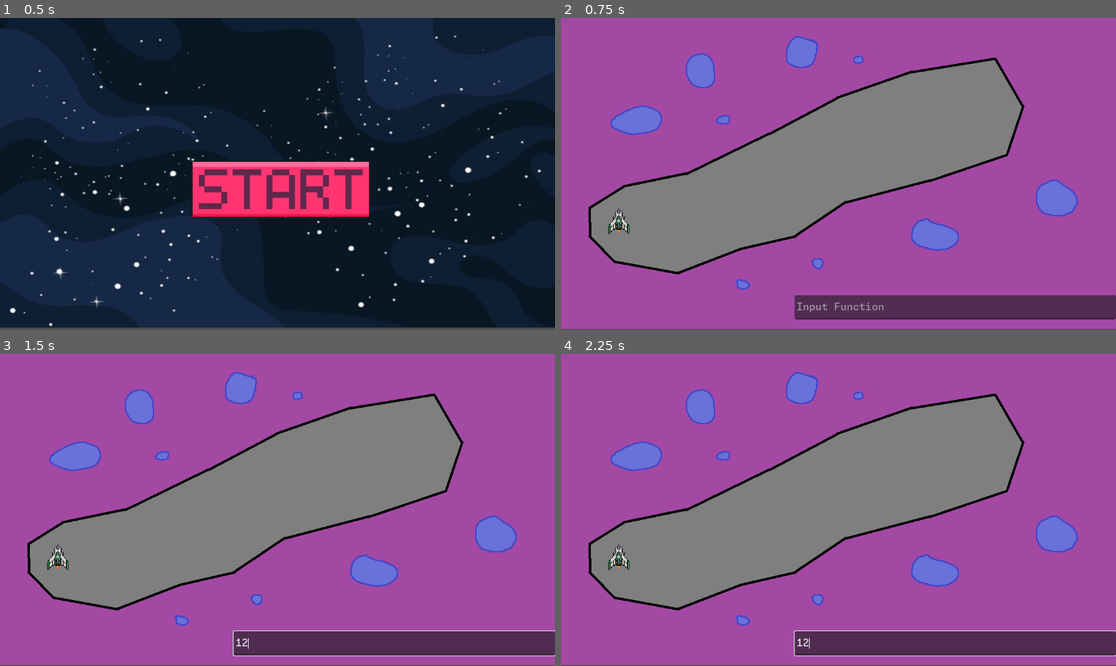
Above: before the commit, frames 1-4 (two rows, left to right).
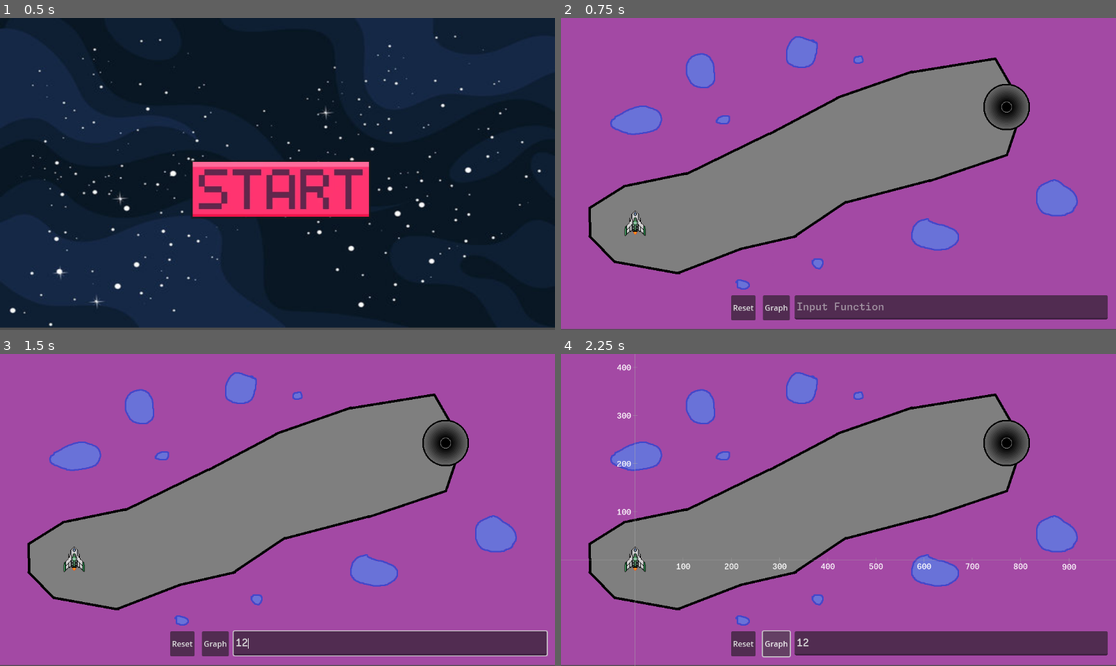
Above: after the commit, the same moments.

Repository: Rescyy/Space-Plot-Explorer
Game: Godot game, scene res://MainMenu/menu.tscn
The game is run twice, just before and just after one commit, with the same random seed, the same clock (stepped at 60 frames per second) and the same inputs.
Inputs (mouse positions are in pixels of both pictures, inside the frame that each line leads up to):
- Up to frame 1 (0.5 s): no input
- Up to frame 2 (0.75 s): click (844, 189) at 0.5 s
- Up to frame 3 (1.5 s): click (394, 644) at 1.27 s; type "12" at 1.35 s
- Up to frame 4 (2.25 s): click (777, 644) at 2 s, where only the run after the commit has a clickable "Graph"

Frame 1 is identical in both runs. In frame 2, 2.1% of the frame differs, in the area x 8-100%, y 21-97%; in frame 3, 2.1%; in frame 4, 3.1%, in the area x 0-100%, y 0-100%.

Commit message:
Add QoL Features

Diff:
--- /dev/null
+++ b/Buttons/graphButton.gd
@@ -0,0 +1,16 @@
+extends Button
+
+@onready var graph: Node2D = $"../StartPoint/Graph"
+
+
+
+# Called when the node enters the scene tree for the first time.
+func _ready() -> void:
+	pressed.connect(self._on_pressed)
+
+func _on_pressed() -> void:
+	graph.visible = !graph.visible
+
+# Called every frame. 'delta' is the elapsed time since the previous frame.
+func _process(delta: float) -> void:
+	pass
--- /dev/null
+++ b/Buttons/resetButton.gd
@@ -0,0 +1,15 @@
+extends Button
+
+@onready var spaceship: CharacterBody2D = $"../StartPoint/Spaceship"
+
+# Called when the node enters the scene tree for the first time.
+func _ready() -> void:
+	print(spaceship)
+	pressed.connect(self._on_pressed)
+
+func _on_pressed():
+	spaceship.reset()
+
+# Called every frame. 'delta' is the elapsed time since the previous frame.
+func _process(delta: float) -> void:
+	pass
--- a/Levels/Level1/level.gd
+++ b/Levels/Level1/level.gd
@@ -2,7 +2,7 @@
 
 @onready var levelBounds: StaticBody2D = $"."
 @onready var spaceship: CharacterBody2D = $"StartPoint/Spaceship"
-@onready var winArea: StaticBody2D = $"WinArea";
+@onready var winArea: StaticBody2D = $"WinArea"
 
 func _ready():
 	pass
@@ -11,9 +11,9 @@
 	var collision_body: KinematicCollision2D = spaceship.move_and_collide(Vector2.ZERO, true)
 	if collision_body != null:
 		var collider = collision_body.get_collider()
-		if not State.is_lost() and collider == levelBounds:
+		if not State.is_won() and not State.is_lost() and collider == levelBounds:
 			print("Game lost")
 			State.set_lost()
-		elif not State.is_won() and collider == winArea:
+		elif not State.is_idle() and not State.is_won() and collider == winArea:
 			print("Game won")
 			State.set_won()
--- a/Levels/Level1/level.tscn
+++ b/Levels/Level1/level.tscn
@@ -1,10 +1,15 @@
-[gd_scene load_steps=6 format=3 uid="uid://bgec2lm84272j"]
+[gd_scene load_steps=9 format=3 uid="uid://bgec2lm84272j"]
 
 [ext_resource type="Script" path="res://Levels/Level1/level.gd" id="1_ewo28"]
 [ext_resource type="Texture2D" uid="uid://117c7bcmbr1v" path="res://Levels/Level1/level_test.png" id="2_td05l"]
-[ext_resource type="PackedScene" uid="uid://cj6diom0xf8ik" path="res://Spaceship/spaceship.tscn" id="3_6lrvs"]
-[ext_resource type="Script" path="res://Spaceship/spaceship.gd" id="4_lougl"]
+[ext_resource type="PackedScene" uid="uid://c1kjikt63pkos" path="res://StartPoint/start_point.tscn" id="4_fqcf1"]
+[ext_resource type="Script" path="res://Levels/Level1/winAreaShape.gd" id="4_ukrxm"]
+[ext_resource type="Script" path="res://Buttons/graphButton.gd" id="5_pinqp"]
 [ext_resource type="PackedScene" uid="uid://b3tblhm2xwm5m" path="res://Input/input_container.tscn" id="5_tjhpd"]
+[ext_resource type="Script" path="res://Buttons/resetButton.gd" id="7_278nt"]
+
+[sub_resource type="CircleShape2D" id="CircleShape2D_r40sn"]
+radius = 38.0526
 
 [node name="Node2D" type="Node2D"]
 
@@ -12,7 +17,7 @@
 collision_mask = 0
 script = ExtResource("1_ewo28")
 
-[node name="TextureRect" type="TextureRect" parent="Level"]
+[node name="LevelTexture" type="TextureRect" parent="Level"]
 offset_right = 1154.0
 offset_bottom = 646.0
 texture = ExtResource("2_td05l")
@@ -25,19 +30,33 @@
 polygon = PackedVector2Array(131.684, 308.11, 344.307, 217.088, 519.628, 134.839, 707.382, 77.8127, 922.492, 48.203, 99 …(198 unchanged characters)…
 
 [node name="InputContainer" parent="Level" instance=ExtResource("5_tjhpd")]
-offset_right = 1152.0
+offset_right = 1135.0
 offset_bottom = 626.0
 scale = Vector2(1, 1)
 
 [node name="WinArea" type="StaticBody2D" parent="Level"]
 collision_mask = 0
 
-[node name="CollisionPolygon2D" type="CollisionPolygon2D" parent="Level/WinArea"]
-polygon = PackedVector2Array(901, 89, 955, 183, 923, 283)
+[node name="WinAreaShape" type="CollisionShape2D" parent="Level/WinArea"]
+position = Vector2(925, 185)
+shape = SubResource("CircleShape2D_r40sn")
+script = ExtResource("4_ukrxm")
 
-[node name="StartPoint" type="Node2D" parent="Level"]
+[node name="StartPoint" parent="Level" instance=ExtResource("4_fqcf1")]
+position = Vector2(154, 428)
 
-[node name="Spaceship" parent="Level/StartPoint" instance=ExtResource("3_6lrvs")]
-position = Vector2(120, 424)
-slide_on_ceiling = false
-script = ExtResource("4_lougl")
+[node name="GraphButton" type="Button" parent="Level"]
+offset_left = 419.0
+offset_top = 576.0
+offset_right = 475.0
+offset_bottom = 628.0
+text = "Graph"
+script = ExtResource("5_pinqp")
+
+[node name="ResetButton" type="Button" parent="Level"]
+offset_left = 353.0
+offset_top = 576.0
+offset_right = 404.0
+offset_bottom = 628.0
+text = "Reset"
+script = ExtResource("7_278nt")
--- /dev/null
+++ b/Levels/Level1/reset_button.gd
@@ -0,0 +1,11 @@
+extends Button
+
+
+# Called when the node enters the scene tree for the first time.
+func _ready() -> void:
+	pass # Replace with function body.
+
+
+# Called every frame. 'delta' is the elapsed time since the previous frame.
+func _process(delta: float) -> void:
+	pass
--- /dev/null
+++ b/Levels/Level1/winAreaShape.gd
@@ -0,0 +1,24 @@
+extends CollisionShape2D
+
+
+# Called when the node enters the scene tree for the first time.
+func _ready() -> void:
+	pass # Replace with function body.
+
+
+func _draw():
+	for i in range(0, 10):
+		var weight = i / 10.0
+		draw_circle(
+			Vector2.ZERO,
+			lerp(45, 10, weight),
+			Color.DIM_GRAY.lerp(Color.BLACK, weight),
+			false,
+			4.5
+		)
+	draw_circle(Vector2.ZERO, 47, Color.BLACK, false, 3)
+	draw_circle(Vector2.ZERO, 10, Color.BLACK)
+
+# Called every frame. 'delta' is the elapsed time since the previous frame.
+func _process(delta: float) -> void:
+	queue_redraw()
--- a/Spaceship/spaceship.gd
+++ b/Spaceship/spaceship.gd
@@ -1,13 +1,23 @@
 extends CharacterBody2D
 
-const SPEED = 200.0
+@onready var winAreaShape: CollisionShape2D = $"../../WinArea/WinAreaShape"
+@onready var startPoint: Node2D = $".."
+
+const SPEED = 300.0
 
 var init_pos: Vector2
 var end_x = 1000
-var func_trajectory: Array[Vector2]
-var trajectory_distances: Array[float]
+var path: Array[Vector2]
+var arc_length: Array[float]
 var distance: float = 0
 var trajectory_calculated = false
+var prev_velocity: Vector2 = Vector2.ZERO
+
+var win_vars = false
+var win_position = null
+var win_time = null
+var win_rotation = null
+
 
 var callable_dict = {
 	State.GameState.FLYING: Callable(self, "start")
@@ -17,14 +27,34 @@
 	self.init_pos = position
 
 func compute_trajectory():
-	func_trajectory = [Vector2.ZERO]
-	trajectory_distances = [0]
+	path = [Vector2.ZERO]
+	arc_length = [0]
+	self.prev_velocity = Vector2.ZERO
 	var x: int = 0
 	while x < end_x:
 		x += 1
-		func_trajectory.append(Vector2(x, State.user_func.call(x)))
-		trajectory_distances.append(func_trajectory[x - 1].distance_to(func_trajectory[x - 2]) + trajectory_distances.back())
+		path.append(Vector2(x, State.user_func(x)))
+	for i in range(1, len(path)):
+		arc_length.append(path[i].distance_to(path[i - 1]) + arc_length.back())
+
 	trajectory_calculated = true
+
+func rotation_from_vec(vec: Vector2) -> float:
+	return -Vector2(-vec.y, -vec.x).angle()
+
+func calculate_rotation_from_vec(next_position: Vector2, delta: float) -> float:
+	var _velocity = next_position - position
+	_velocity = _velocity.normalized() * delta
+	var delta_velocity = 1.1 * _velocity - prev_velocity
+	prev_velocity = _velocity
+	return rotation_from_vec(delta_velocity)
+
+func calculate_rotation_from_pos(next_position: Vector2, delta: float) -> float:
+	prev_velocity = next_position - position
+	return rotation_from_vec(prev_velocity)
+
+func ease_out(x: float) -> float:
+	return - (x-1)*(x-1) + 1
 
 func _physics_process(delta: float) -> void:
 	if State.is_flying():
@@ -32,20 +62,42 @@
 			compute_trajectory()
 		var ds = delta * SPEED
 		distance += ds
-		var i = trajectory_distances.bsearch(distance)
-		var d1 = trajectory_distances[i-1]
-		var d2 = trajectory_distances[i]
+		var i = arc_length.bsearch(distance)
+		var d1 = arc_length[i-1]
+		var d2 = arc_length[i]
 		var t = (distance - d1) / (d2 - d1)
 		var x = i + t - 1
-		var y = State.user_func.call(x)
+		var y = State.user_func(x)
 		var new_position = self.init_pos + Vector2(x, -y)
-		var delta_position = new_position - position
-		rotation = -Vector2(-delta_position.y, -delta_position.x).angle()
+		rotation = calculate_rotation_from_vec(new_position, delta)
 		position = new_position
 	if State.is_lost():
-		distance = 0
-		trajectory_calculated = false
-		position = self.init_pos
-		State.set_idle()
+		reset()
 	if State.is_won():
-		pass
+		if not win_vars:
+			win_vars = true
+			win_position = position
+			win_time = delta
+			win_rotation = rotation
+			print(rotation)
+		if win_time >= 1.0:
+			State.set_idle()
+		var scale_factor = 1.0 - win_time
+		scale = Vector2(scale_factor, scale_factor*scale_factor)
+		var new_position = win_position.lerp(
+			winAreaShape.position - startPoint.position,
+			ease_out(win_time)
+		)
+		rotation = lerp(win_rotation, 0.0, win_time)
+		position = new_position
+		win_time += delta
+
+func reset():
+	State.set_idle()
+	distance = 0
+	trajectory_calculated = false
+	position = self.init_pos
+	rotation = 0
+	scale = Vector2.ONE
+	prev_velocity = Vector2.ZERO
+	win_vars = false
--- /dev/null
+++ b/StartPoint/Graph/graph.tscn
@@ -0,0 +1,319 @@
+[gd_scene load_steps=2 format=3 uid="uid://3fy57snabxs8"]
+
+[ext_resource type="FontVariation" uid="uid://bi8al1j70ixq1" path="res://monaspace.tres" id="1_3pl7t"]
+
+[node name="Graph" type="Node2D"]
+
+[node name="oy" type="Line2D" parent="."]
+position = Vector2(-148, -431)
+points = PackedVector2Array(148, -38, 148, 835)
+closed = true
+width = 1.0
+default_color = Color(0.666667, 0.666667, 0.666667, 0.501961)
+
+[node name="100" type="Node2D" parent="oy"]
+position = Vector2(148, 331)
+
+[node name="Line2D" type="Line2D" parent="oy/100"]
+points = PackedVector2Array(-5, 0, 5, 0)
+width = 1.0
+default_color = Color(0.666667, 0.666667, 0.666667, 0.501961)
+
+[node name="RichTextLabel" type="RichTextLabel" parent="oy/100"]
+anchors_preset = 8
+anchor_left = 0.5
+anchor_top = 0.5
+anchor_right = 0.5
+anchor_bottom = 0.5
+offset_left = -38.0
+offset_top = -7.0
+offset_right = -8.0
+offset_bottom = 10.0
+grow_horizontal = 2
+grow_vertical = 2
+theme_override_fonts/normal_font = ExtResource("1_3pl7t")
+text = "100"
+
+[node name="200" type="Node2D" parent="oy"]
+position = Vector2(148, 231)
+
+[node name="Line2D" type="Line2D" parent="oy/200"]
+points = PackedVector2Array(-5, 0, 5, 0)
+width = 1.0
+default_color = Color(0.666667, 0.666667, 0.666667, 0.501961)
+
+[node name="RichTextLabel" type="RichTextLabel" parent="oy/200"]
+anchors_preset = 8
+anchor_left = 0.5
+anchor_top = 0.5
+anchor_right = 0.5
+anchor_bottom = 0.5
+offset_left = -38.0
+offset_top = -7.0
+offset_right = -8.0
+offset_bottom = 10.0
+grow_horizontal = 2
+grow_vertical = 2
+theme_override_fonts/normal_font = ExtResource("1_3pl7t")
+text = "200"
+
+[node name="300" type="Node2D" parent="oy"]
+position = Vector2(148, 131)
+
+[node name="Line2D" type="Line2D" parent="oy/300"]
+points = PackedVector2Array(-5, 0, 5, 0)
+width = 1.0
+default_color = Color(0.666667, 0.666667, 0.666667, 0.501961)
+
+[node name="RichTextLabel" type="RichTextLabel" parent="oy/300"]
+anchors_preset = 8
+anchor_left = 0.5
+anchor_top = 0.5
+anchor_right = 0.5
+anchor_bottom = 0.5
+offset_left = -38.0
+offset_top = -7.0
+offset_right = -8.0
+offset_bottom = 10.0
+grow_horizontal = 2
+grow_vertical = 2
+theme_override_fonts/normal_font = ExtResource("1_3pl7t")
+text = "300"
+
+[node name="400" type="Node2D" parent="oy"]
+position = Vector2(148, 31)
+
+[node name="Line2D" type="Line2D" parent="oy/400"]
+points = PackedVector2Array(-5, 0, 5, 0)
+width = 1.0
+default_color = Color(0.666667, 0.666667, 0.666667, 0.501961)
+
+[node name="RichTextLabel" type="RichTextLabel" parent="oy/400"]
+anchors_preset = 8
+anchor_left = 0.5
+anchor_top = 0.5
+anchor_right = 0.5
+anchor_bottom = 0.5
+offset_left = -38.0
+offset_top = -7.0
+offset_right = -8.0
+offset_bottom = 10.0
+grow_horizontal = 2
+grow_vertical = 2
+theme_override_fonts/normal_font = ExtResource("1_3pl7t")
+text = "400"
+
+[node name="ox" type="Line2D" parent="."]
+position = Vector2(-111, -427)
+points = PackedVector2Array(-219, 427, 1181, 427)
+closed = true
+width = 1.0
+default_color = Color(0.666667, 0.666667, 0.666667, 0.501961)
+
+[node name="100" type="Node2D" parent="ox"]
+position = Vector2(211, 427)
+
+[node name="RichTextLabel" type="RichTextLabel" parent="ox/100"]
+anchors_preset = 8
+anchor_left = 0.5
+anchor_top = 0.5
+anchor_right = 0.5
+anchor_bottom = 0.5
+offset_left = -15.0
+offset_top = 6.0
+offset_right = 15.0
+offset_bottom = 23.0
+grow_horizontal = 2
+grow_vertical = 2
+theme_override_fonts/normal_font = ExtResource("1_3pl7t")
+text = "100"
+
+[node name="Line2D" type="Line2D" parent="ox/100"]
+points = PackedVector2Array(0, -5, 0, 5)
+width = 1.0
+default_color = Color(0.666667, 0.666667, 0.666667, 0.501961)
+
+[node name="200" type="Node2D" parent="ox"]
+position = Vector2(311, 427)
+
+[node name="RichTextLabel" type="RichTextLabel" parent="ox/200"]
+anchors_preset = 8
+anchor_left = 0.5
+anchor_top = 0.5
+anchor_right = 0.5
+anchor_bottom = 0.5
+offset_left = -15.0
+offset_top = 6.0
+offset_right = 15.0
+offset_bottom = 23.0
+grow_horizontal = 2
+grow_vertical = 2
+theme_override_fonts/normal_font = ExtResource("1_3pl7t")
+text = "200"
+
+[node name="Line2D" type="Line2D" parent="ox/200"]
+points = PackedVector2Array(0, -5, 0, 5)
+width = 1.0
+default_color = Color(0.666667, 0.666667, 0.666667, 0.501961)
+
+[node name="300" type="Node2D" parent="ox"]
+position = Vector2(411, 427)
+
+[node name="RichTextLabel" type="RichTextLabel" parent="ox/300"]
+anchors_preset = 8
+anchor_left = 0.5
+anchor_top = 0.5
+anchor_right = 0.5
+anchor_bottom = 0.5
+offset_left = -15.0
+offset_top = 6.0
+offset_right = 15.0
+offset_bottom = 23.0
+grow_horizontal = 2
+grow_vertical = 2
+theme_override_fonts/normal_font = ExtResource("1_3pl7t")
+text = "300"
+
+[node name="Line2D" type="Line2D" parent="ox/300"]
+points = PackedVector2Array(0, -5, 0, 5)
+width = 1.0
+default_color = Color(0.666667, 0.666667, 0.666667, 0.501961)
+
+[node name="400" type="Node2D" parent="ox"]
+position = Vector2(511, 427)
+
+[node name="RichTextLabel" type="RichTextLabel" parent="ox/400"]
+anchors_preset = 8
+anchor_left = 0.5
+anchor_top = 0.5
+anchor_right = 0.5
+anchor_bottom = 0.5
+offset_left = -15.0
+offset_top = 6.0
+offset_right = 15.0
+offset_bottom = 23.0
+grow_horizontal = 2
+grow_vertical = 2
+theme_override_fonts/normal_font = ExtResource("1_3pl7t")
+text = "400"
+
+[node name="Line2D" type="Line2D" parent="ox/400"]
+points = PackedVector2Array(0, -5, 0, 5)
+width = 1.0
+default_color = Color(0.666667, 0.666667, 0.666667, 0.501961)
+
+[node name="500" type="Node2D" parent="ox"]
+position = Vector2(611, 427)
+
+[node name="RichTextLabel" type="RichTextLabel" parent="ox/500"]
+anchors_preset = 8
+anchor_left = 0.5
+anchor_top = 0.5
+anchor_right = 0.5
+anchor_bottom = 0.5
+offset_left = -15.0
+offset_top = 6.0
+offset_right = 15.0
+offset_bottom = 23.0
+grow_horizontal = 2
+grow_vertical = 2
+theme_override_fonts/normal_font = ExtResource("1_3pl7t")
+text = "500"
+
+[node name="Line2D" type="Line2D" parent="ox/500"]
+points = PackedVector2Array(0, -5, 0, 5)
+width = 1.0
+default_color = Color(0.666667, 0.666667, 0.666667, 0.501961)
+
+[node name="600" type="Node2D" parent="ox"]
+position = Vector2(711, 427)
+
+[node name="RichTextLabel" type="RichTextLabel" parent="ox/600"]
+anchors_preset = 8
+anchor_left = 0.5
+anchor_top = 0.5
+anchor_right = 0.5
+anchor_bottom = 0.5
+offset_left = -15.0
+offset_top = 6.0
+offset_right = 15.0
+offset_bottom = 23.0
+grow_horizontal = 2
+grow_vertical = 2
+theme_override_fonts/normal_font = ExtResource("1_3pl7t")
+theme_override_font_sizes/normal_font_size = 0
+text = "600"
+
+[node name="Line2D" type="Line2D" parent="ox/600"]
+points = PackedVector2Array(0, -5, 0, 5)
+width = 1.0
+default_color = Color(0.666667, 0.666667, 0.666667, 0.501961)
+
+[node name="700" type="Node2D" parent="ox"]
+position = Vector2(811, 427)
+
+[node name="RichTextLabel" type="RichTextLabel" parent="ox/700"]
+anchors_preset = 8
+anchor_left = 0.5
+anchor_top = 0.5
+anchor_right = 0.5
+anchor_bottom = 0.5
+offset_left = -15.0
+offset_top = 6.0
+offset_right = 15.0
+offset_bottom = 23.0
+grow_horizontal = 2
+grow_vertical = 2
+theme_override_fonts/normal_font = ExtResource("1_3pl7t")
+text = "700"
+
+[node name="Line2D" type="Line2D" parent="ox/700"]
+points = PackedVector2Array(0, -5, 0, 5)
+width = 1.0
+default_color = Color(0.666667, 0.666667, 0.666667, 0.501961)
+
+[node name="800" type="Node2D" parent="ox"]
+position = Vector2(911, 427)
+
+[node name="RichTextLabel" type="RichTextLabel" parent="ox/800"]
+anchors_preset = 8
+anchor_left = 0.5
+anchor_top = 0.5
+anchor_right = 0.5
+anchor_bottom = 0.5
+offset_left = -15.0
+offset_top = 6.0
+offset_right = 15.0
+offset_bottom = 23.0
+grow_horizontal = 2
+grow_vertical = 2
+theme_override_fonts/normal_font = ExtResource("1_3pl7t")
+text = "800"
+
+[node name="Line2D" type="Line2D" parent="ox/800"]
+points = PackedVector2Array(0, -5, 0, 5)
+width = 1.0
+default_color = Color(0.666667, 0.666667, 0.666667, 0.501961)
+
+[node name="900" type="Node2D" parent="ox"]
+position = Vector2(1012, 428)
+
+[node name="RichTextLabel" type="RichTextLabel" parent="ox/900"]
+anchors_preset = 8
+anchor_left = 0.5
+anchor_top = 0.5
+anchor_right = 0.5
+anchor_bottom = 0.5
+offset_left = -15.0
+offset_top = 6.0
+offset_right = 15.0
+offset_bottom = 23.0
+grow_horizontal = 2
+grow_vertical = 2
+theme_override_fonts/normal_font = ExtResource("1_3pl7t")
+text = "900"
+
+[node name="Line2D" type="Line2D" parent="ox/900"]
+points = PackedVector2Array(0, -5, 0, 5)
+width = 1.0
+default_color = Color(0.666667, 0.666667, 0.666667, 0.501961)
--- /dev/null
+++ b/StartPoint/Graph/xtick.tscn
@@ -0,0 +1,26 @@
+[gd_scene load_steps=2 format=3 uid="uid://c6bctm2ujyy24"]
+
+[ext_resource type="FontVariation" uid="uid://bi8al1j70ixq1" path="res://monaspace.tres" id="1_gbqgr"]
+
+[node name="Tick" type="Node2D"]
+position = Vector2(211, 427)
+
+[node name="RichTextLabel" type="RichTextLabel" parent="."]
+anchors_preset = 8
+anchor_left = 0.5
+anchor_top = 0.5
+anchor_right = 0.5
+anchor_bottom = 0.5
+offset_left = -15.0
+offset_top = 6.0
+offset_right = 15.0
+offset_bottom = 23.0
+grow_horizontal = 2
+grow_vertical = 2
+theme_override_fonts/normal_font = ExtResource("1_gbqgr")
+text = "200"
+
+[node name="Line2D" type="Line2D" parent="."]
+points = PackedVector2Array(0, -5, 0, 5)
+width = 1.0
+default_color = Color(0.666667, 0.666667, 0.666667, 0.501961)
--- /dev/null
+++ b/StartPoint/start_point.tscn
@@ -0,0 +1,15 @@
+[gd_scene load_steps=4 format=3 uid="uid://c1kjikt63pkos"]
+
+[ext_resource type="PackedScene" uid="uid://cj6diom0xf8ik" path="res://Spaceship/spaceship.tscn" id="1_bn1mh"]
+[ext_resource type="PackedScene" uid="uid://3fy57snabxs8" path="res://StartPoint/Graph/graph.tscn" id="1_nn4v0"]
+[ext_resource type="Script" path="res://Spaceship/spaceship.gd" id="2_2imfw"]
+
+[node name="StartPoint" type="Node2D"]
+
+[node name="Graph" parent="." instance=ExtResource("1_nn4v0")]
+visible = false
+
+[node name="Spaceship" parent="." instance=ExtResource("1_bn1mh")]
+position = Vector2(0, 0)
+slide_on_ceiling = false
+script = ExtResource("2_2imfw")
--- a/State/state.gd
+++ b/State/state.gd
@@ -11,14 +11,21 @@
 var prev_game_state: GameState = GameState.MAIN_MENU
 var game_state: GameState = GameState.MAIN_MENU
 var game_state_changed: bool = false
-var user_func: Callable
+var _user_func: Callable
 var has_user_func: bool = false
+var y0 = null
 
-func set_user_func(user_func: Callable):
+func set_user_func(_user_func: Callable):
 	if game_state == GameState.IDLE:
-		self.user_func = user_func
+		self._user_func = _user_func
 		has_user_func = true
+		self.y0 = _user_func.call(0)
 		game_state = GameState.FLYING
+
+func user_func(x):
+	if has_user_func:
+		return self._user_func.call(x) - self.y0
+	return null
 
 func set_idle():
 	game_state = GameState.IDLE
